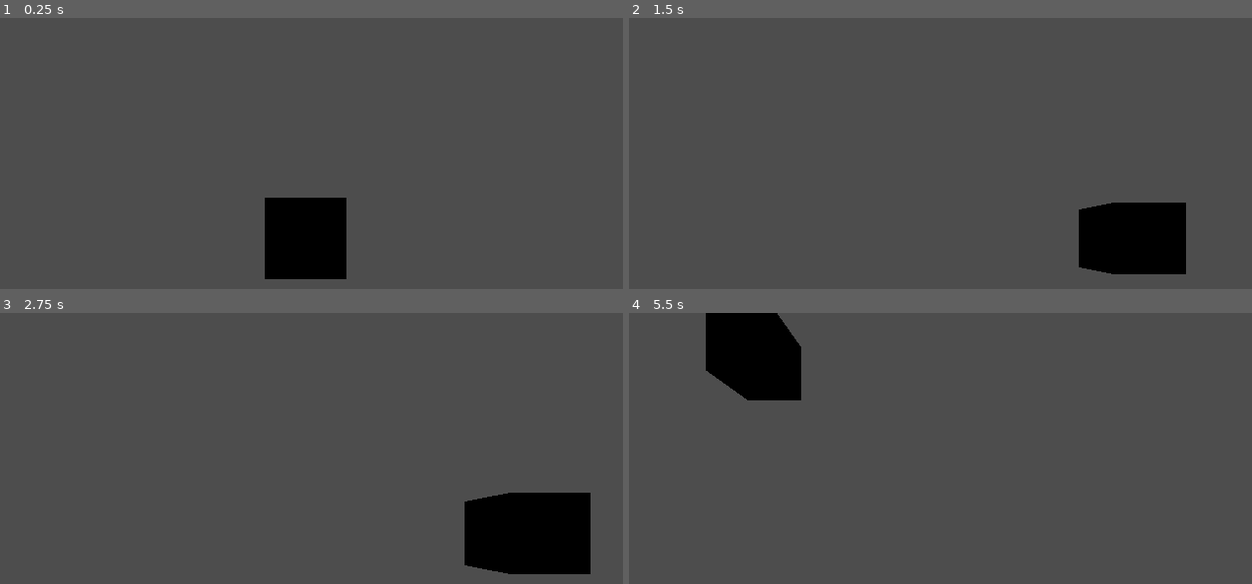
Above: before the commit, frames 1-4 (two rows, left to right).
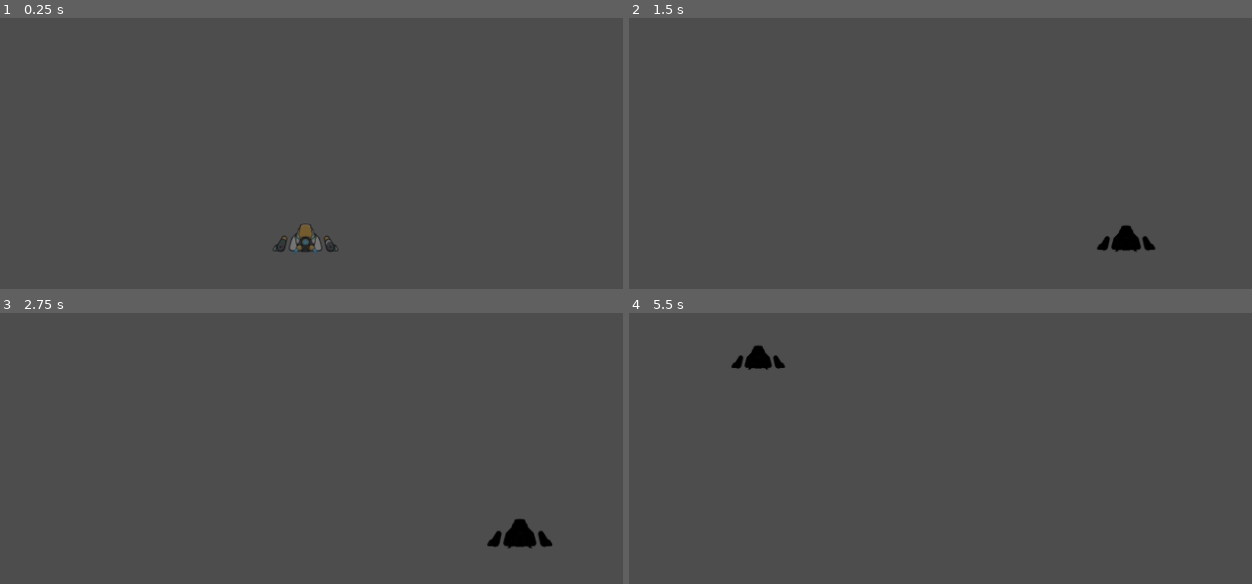
Above: after the commit, the same moments.

Repository: MotiTohu/bool-let
Game: Godot game, scene res://main.tscn
Two runs of this game, one before a commit and one after it. Both use one fixed random seed, a clock stepped at 60 frames per second and the inputs below.
Inputs:
- Up to frame 1 (0.25 s): no input
- Up to frame 2 (1.5 s): tap Enter at 0.5 s; hold D (right) 0.53-1.28 s; tap Ctrl (front) at 0.6, 1.35 s; hold Shift (back) from 1.28 s (still down)
- Up to frame 3 (2.75 s): release Shift (back) at 2.03 s; hold D (right) from 2.03 s (still down); tap Ctrl (front) at 2.1 s
- Up to frame 4 (5.5 s): release D (right) at 2.78 s; hold W (up) 2.78-3.53 s; tap Ctrl (front) every 0.75 s from 2.85 to 5.1 s; hold A (left) 3.53-5.03 s; hold Shift (back) from 5.03 s (still down)

The runs differ from the first frame. In frame 1, 3.9% of the frame differs, in the area x 42-56%, y 66-97%; in frame 2, 4.0%; in frame 3, 5.3%, in the area x 74-95%, y 66-97%; in frame 4, 4.0%.

Commit message:
update player sprite

Diff:
--- a/shooting-3d/main.tscn
+++ b/shooting-3d/main.tscn
@@ -1,8 +1,14 @@
-[gd_scene load_steps=3 format=3 uid="uid://cnysy0kn7sdbg"]
+[gd_scene load_steps=5 format=3 uid="uid://cnysy0kn7sdbg"]
 
 [ext_resource type="Script" path="res://CharacterBody3D.gd" id="1_7afo2"]
+[ext_resource type="Texture2D" uid="uid://de8xj35je0hpf" path="res://assets/player.png" id="2_d5qgy"]
 
 [sub_resource type="BoxShape3D" id="BoxShape3D_yh23i"]
+
+[sub_resource type="StandardMaterial3D" id="StandardMaterial3D_0caby"]
+transparency = 1
+albedo_texture = ExtResource("2_d5qgy")
+uv1_triplanar = true
 
 [node name="Node3D" type="Node3D"]
 
@@ -10,9 +16,17 @@
 script = ExtResource("1_7afo2")
 
 [node name="CollisionShape3D" type="CollisionShape3D" parent="CharacterBody3D"]
+visible = false
 shape = SubResource("BoxShape3D_yh23i")
 
-[node name="CSGBox3D" type="CSGBox3D" parent="CharacterBody3D"]
+[node name="CSGPolygon3D" type="CSGPolygon3D" parent="CharacterBody3D"]
+transform = Transform3D(1, 0, 0, 0, 1, 0, 0, 0, 1, -0.5, -0.43, 0)
+polygon = PackedVector2Array(0, 0.2, 0, 0.66, 1, 0.665, 1, 0.2)
+depth = 0.01
+material = SubResource("StandardMaterial3D_0caby")
 
 [node name="Camera3D" type="Camera3D" parent="."]
 transform = Transform3D(1, 0, 0, 0, 1, 0, 0, 0, 1, 0, 0, 4)
+
+[node name="SpotLight3D" type="SpotLight3D" parent="Camera3D"]
+light_energy = 2.0
--- a/shooting-3d/project.godot
+++ b/shooting-3d/project.godot
@@ -13,7 +13,7 @@
 config/name="shooting-3d"
 run/main_scene="res://main.tscn"
 config/features=PackedStringArray("4.2", "Forward Plus")
-config/icon="res://icon.svg"
+config/icon="res://assets/icon.svg"
 
 [input]
 
Renamed: shooting-3d/icon.svg -> shooting-3d/assets/icon.svg
Not shown, changed: shooting-3d/assets/icon.svg.import
Binary file added: shooting-3d/assets/player.png
Not shown, added: shooting-3d/assets/player.png.import
